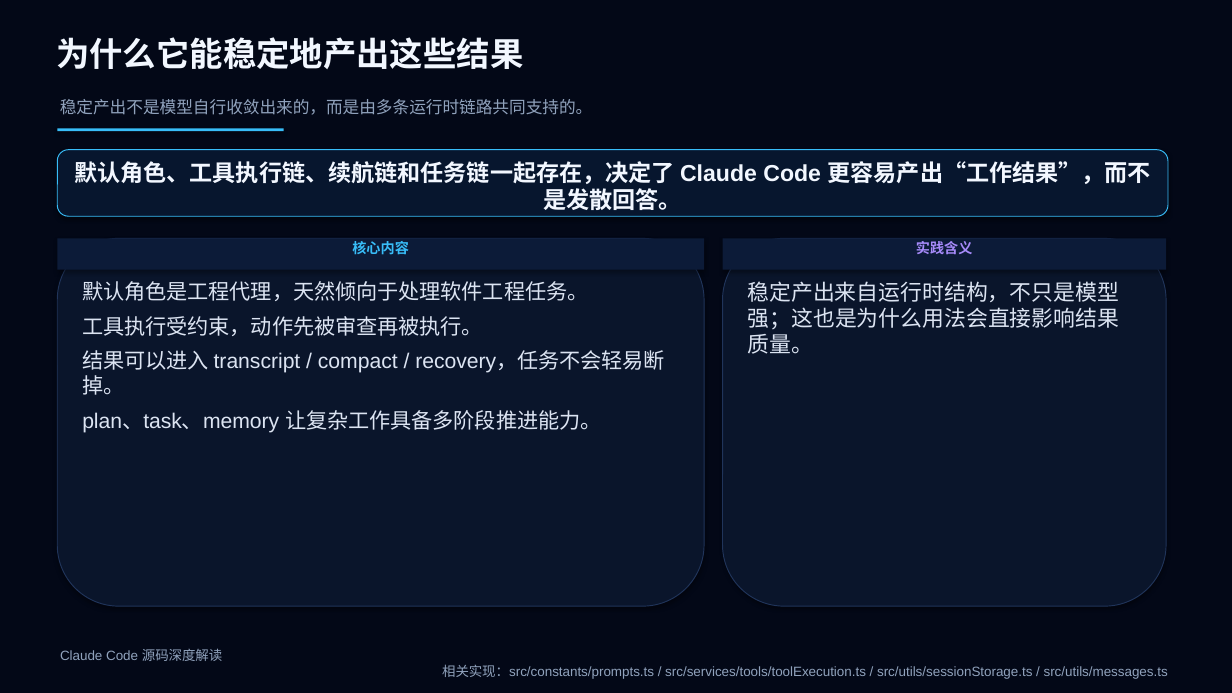
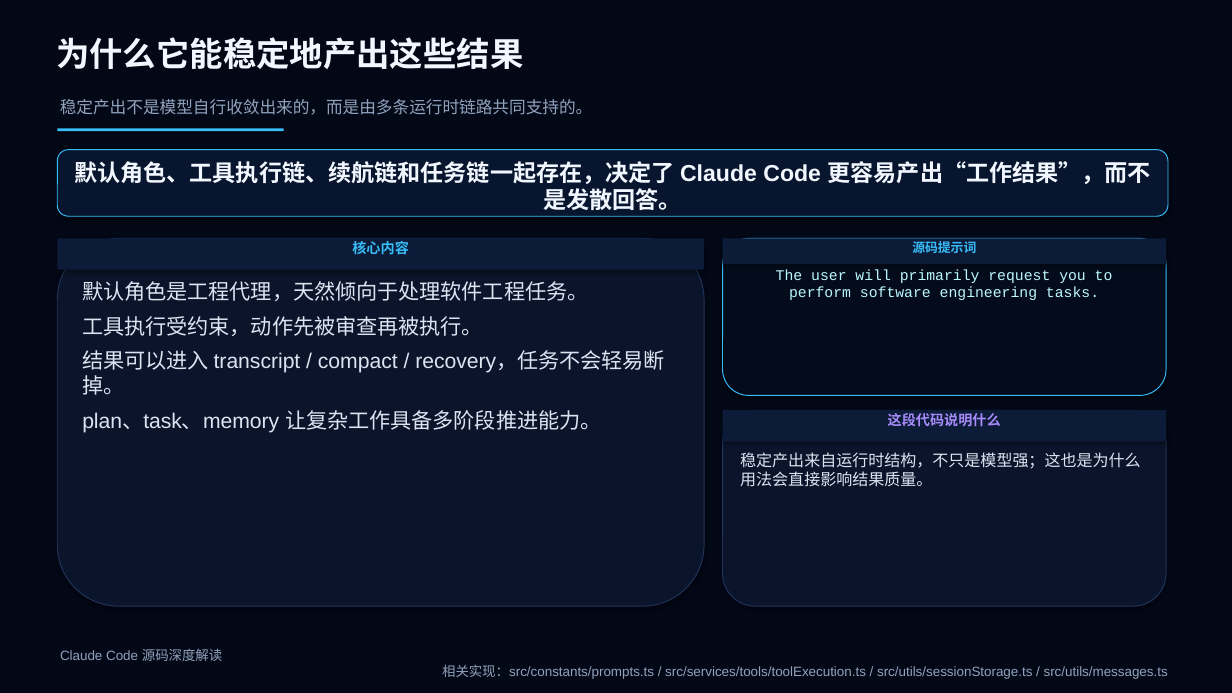
Before and after one commit to boboliu-1010/ccode, a slide deck: slide 23 of docs/zh/10-Claude Code 源码深度解读.pptx. Drawn at 1232x693 pixels with LibreOffice and Linux fonts; fonts in the diff are those of the drawing. Boxes give left, top, right and bottom in pixels: in the first picture for what was removed or moved away, otherwise in the second. Text is boxed around its words. In the diff, an @@ line names an element or a change of style, - is before the commit and + after.

```diff
--- a/docs/zh/10-Claude Code 源码深度解读.pptx
+++ b/docs/zh/10-Claude Code 源码深度解读.pptx
@@ rectangle "源码提示词": place and size @@
-rectangle "源码提示词" at bbox=[723, 238, 1166, 270]
+rectangle "源码提示词" at bbox=[723, 238, 1166, 264]
@@ rounded rectangle added at bbox=[723, 238, 1166, 396], fill #040C1C, outline #38BDF8 0.75 pt, 11.5 pt, text #BBF7FF @@
+The user will primarily request you to perform software engineering tasks.
@@ text in rectangle at bbox=[912, 241, 976, 253]: text changed; size 11 to 10 pt; font Arial to Courier New; text colour #A78BFA to #38BDF8 @@
-实践含义
+源码提示词
@@ rounded rectangle: place and size @@
-rounded rectangle at bbox=[723, 238, 1166, 606]
+rounded rectangle at bbox=[723, 410, 1166, 606]
@@ rectangle added at bbox=[723, 410, 1166, 442], fill #0C1B38, 11 pt, text #A78BFA, bold @@
+这段代码说明什么
@@ text "稳定产出来自运行时结构，不只是模型强；这也是为什么用法会直接影响结果质量。": place and size @@
-text "稳定产出来自运行时结构，不只是模型强；这也是为什么用法会直接影响结果质量。" at bbox=[748, 281, 1120, 354]
+text "稳定产出来自运行时结构，不只是模型强；这也是为什么用法会直接影响结果质量。" at bbox=[740, 452, 1140, 487]
@@ text "稳定产出来自运行时结构，不只是模型强；这也是为什么用法会直接影响结果质量。" at bbox=[740, 452, 1140, 487]: size 17 to 12.5 pt @@
```
Also in this commit, not shown: 10 other slides changed, 1 other file.
